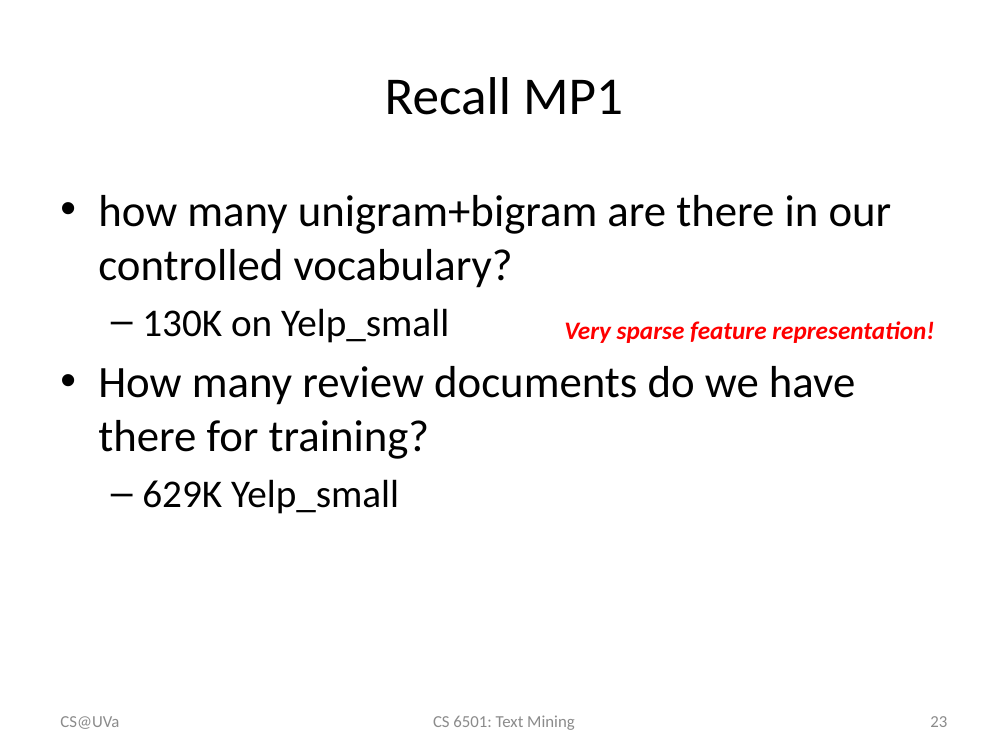
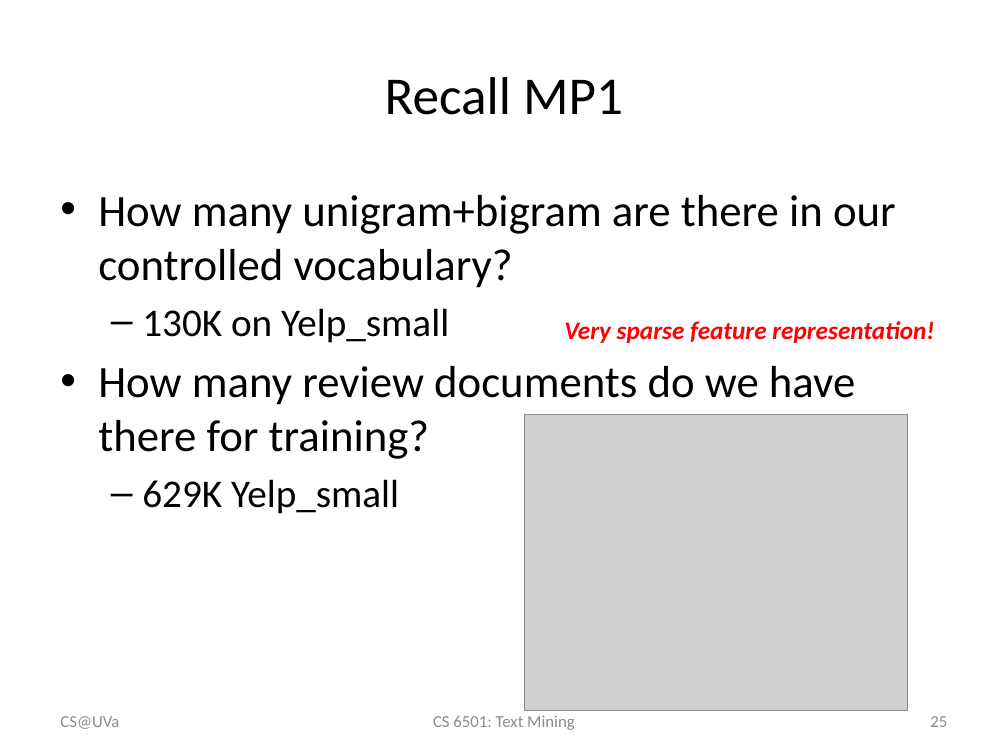
Before and after one commit to wang296/CS6501-Text-Mining, a slide deck: slide 25 of docs/TextCategorization.pptx (slide 23 before the commit). Drawn at 1008x756 pixels with LibreOffice and Linux fonts; fonts in the diff are those of the drawing; grey boxes stand for pictures. Boxes give left, top, right and bottom in pixels: in the first picture for what was removed or moved away, otherwise in the second. Text is boxed around its words. In the diff, an @@ line names an element or a change of style, - is before the commit and + after.

```diff
--- a/docs/TextCategorization.pptx
+++ b/docs/TextCategorization.pptx
@@ text at <box>98,195,896,288</box>: text changed @@
-• how many unigram+bigram are there in our controlled vocabulary?
+• How many unigram+bigram are there in our controlled vocabulary?
@@ picture added at <box>524,415,907,711</box> @@
@@ page number at <box>930,716,947,727</box>: text changed @@
-23
+25
```
Also in this commit, not shown: 5 other slides changed, 4 slides added, 1 other file.
